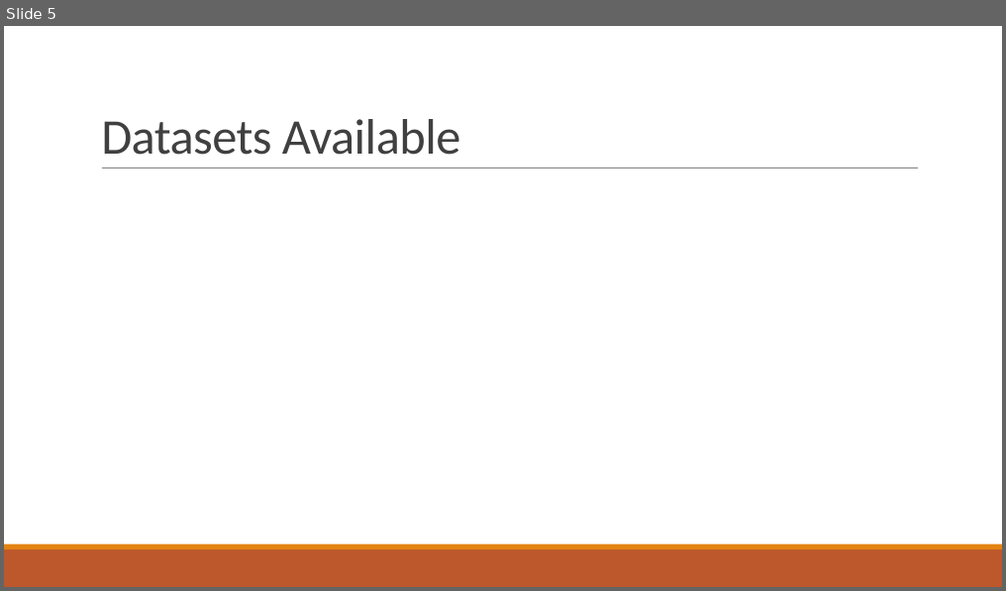
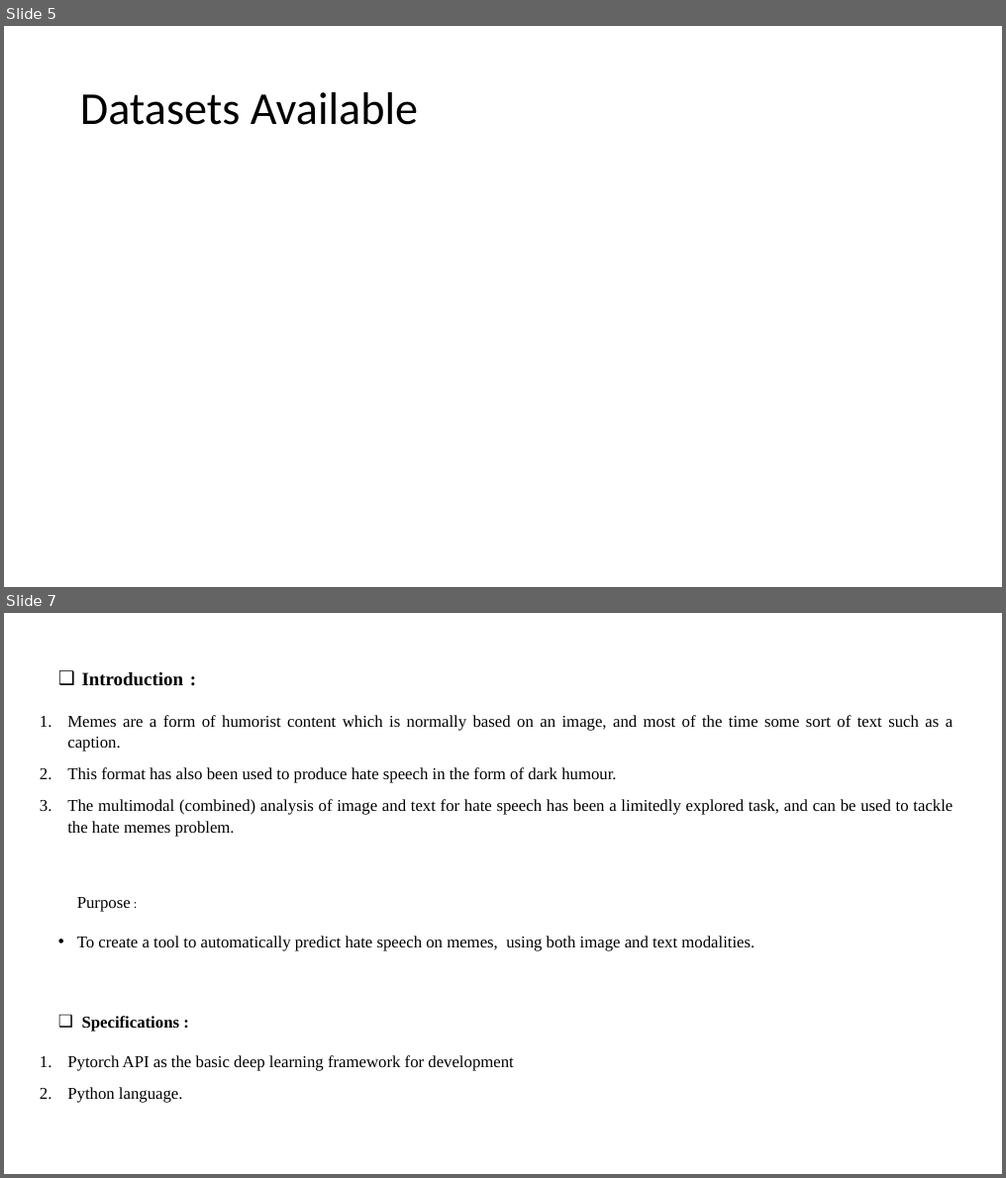
Before and after one commit to VarunBohara/Mini-Project-Documents, a slide deck: Literature Survey.pptx. Shown one above the other, each under a label of ours: slide 5 before the commit, slides 5 and 7 after it; the slides between them are not shown. The pictures are 1006x591 and 1006x1178 pixels, drawn with LibreOffice and Linux fonts; fonts in the diff are those of the drawing. Boxes give left, top, right and bottom in pixels: in the first picture for what was removed or moved away, otherwise in the second. Text is boxed around its words. In the diff, an @@ line names an element or a change of style, - is before the commit and + after.

```diff
--- a/Literature Survey.pptx
+++ b/Literature Survey.pptx
@@ slide 7 added at [4,613,1002,1174], background #FFFFFF @@
@@ text added at [67,672,952,1103], 16 pt, text #000000 @@
+❑ Introduction :
+1. Memes are a form of humorist content which is normally based on an image, and most of the time some sort of text such as a caption.
+2. This format has also been used to produce hate speech in the form of dark humour.
+3. The multimodal (combined) analysis of image and text for hate speech has been a limitedly explored task, and can be used to tackle the hate memes problem.
+  Purpose :
+• To create a tool to automatically predict hate speech on memes, using both image and text modalities.
+❑ Specifications :
+1. Pytorch API as the basic deep learning framework for development
+2. Python language.
@@ slide 5 changed as well @@
@@ title "Datasets Available": place and size @@
-title "Datasets Available" at [101,119,460,155]
+title "Datasets Available" at [80,92,418,125]
@@ title "Datasets Available" at [80,92,418,125]: size 48 to 44 pt, text colour #404040 to #000000, letter spacing -0.5 to 0 pt; line spacing 0.85 to 0.9; vertical alignment bottom to middle @@
@@ line removed from (102, 169) to (918, 169) @@
@@ rectangle removed at [4,550,1002,587] @@
@@ rectangle removed at [4,545,1002,550] @@
```
Also in this commit, not shown: 4 other slides changed, 13 other slides added, 2 slides removed.
